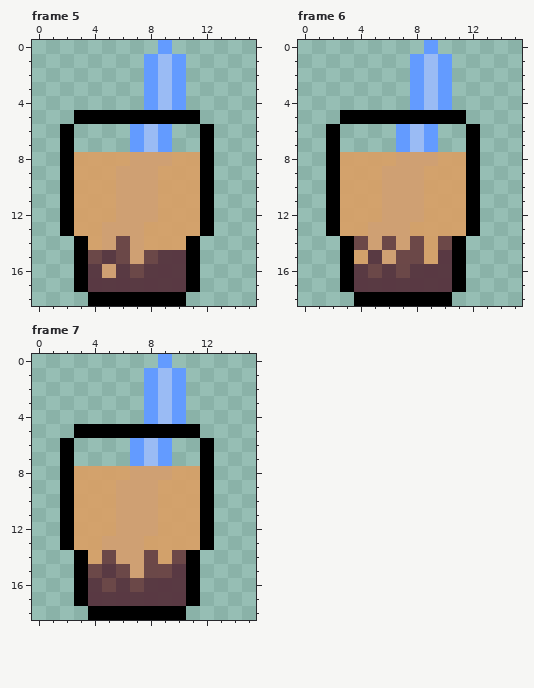
Pixel-art file, stored at Boba/Assets/Sprites/BobaCup.ase. Above: the version before the commit.
16x19 pixels, 7 frames. Colours within 5 levels of each other are drawn and written as one. Shown: frame 5, frame 6, frame 7. The commit also changed other frames, which this record leaves out.
And afterwards:
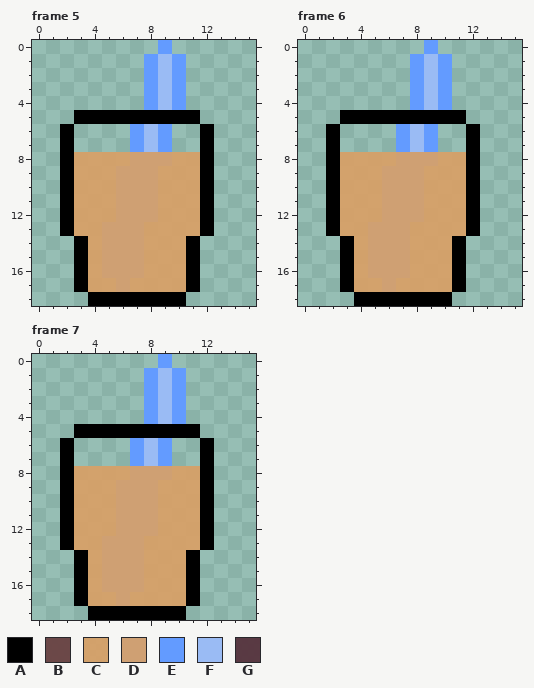
Palette (. is transparent): A #000000  B #6b4747fc  C #d9a066ea  D #cfa073  E #639bff  F #9abbf4  G #583842fc
From old to new:
layer "Boba" removed
Frame 5:
y 14: x 6 B -> D
y 15: x 4..6 BGB -> CDD; x 8..10 BGG -> CCC
y 16: x 4 G -> C; x 6..10 GBGGG -> DDCCC
y 17: x 4..10 GGGGGGG -> CCDCCCC
Frame 6:
y 14: x 4 B -> C; x 6 B -> D; x 8 B -> C; x 10 B -> C
y 15: x 5 G -> D; x 7..8 BB -> DC; x 10 G -> C
y 16: x 4..10 GBGBGGG -> CDDDCCC
y 17: x 4..10 GGGGGGG -> CCDCCCC
Frame 7:
y 14: x 5 B -> D; x 8 B -> C; x 10 B -> C
y 15: x 4..6 BGB -> CDD; x 8..10 BBG -> CCC
y 16: x 4..10 GBGBGGG -> CDDDCCC
y 17: x 4..10 GGGGGGG -> CCDCCCC
Pixel boxes of the changes (left, top, right, bottom) in both pictures:
changed: (88, 236, 186, 292)
changed: (354, 236, 452, 292)
changed: (88, 550, 186, 606)
